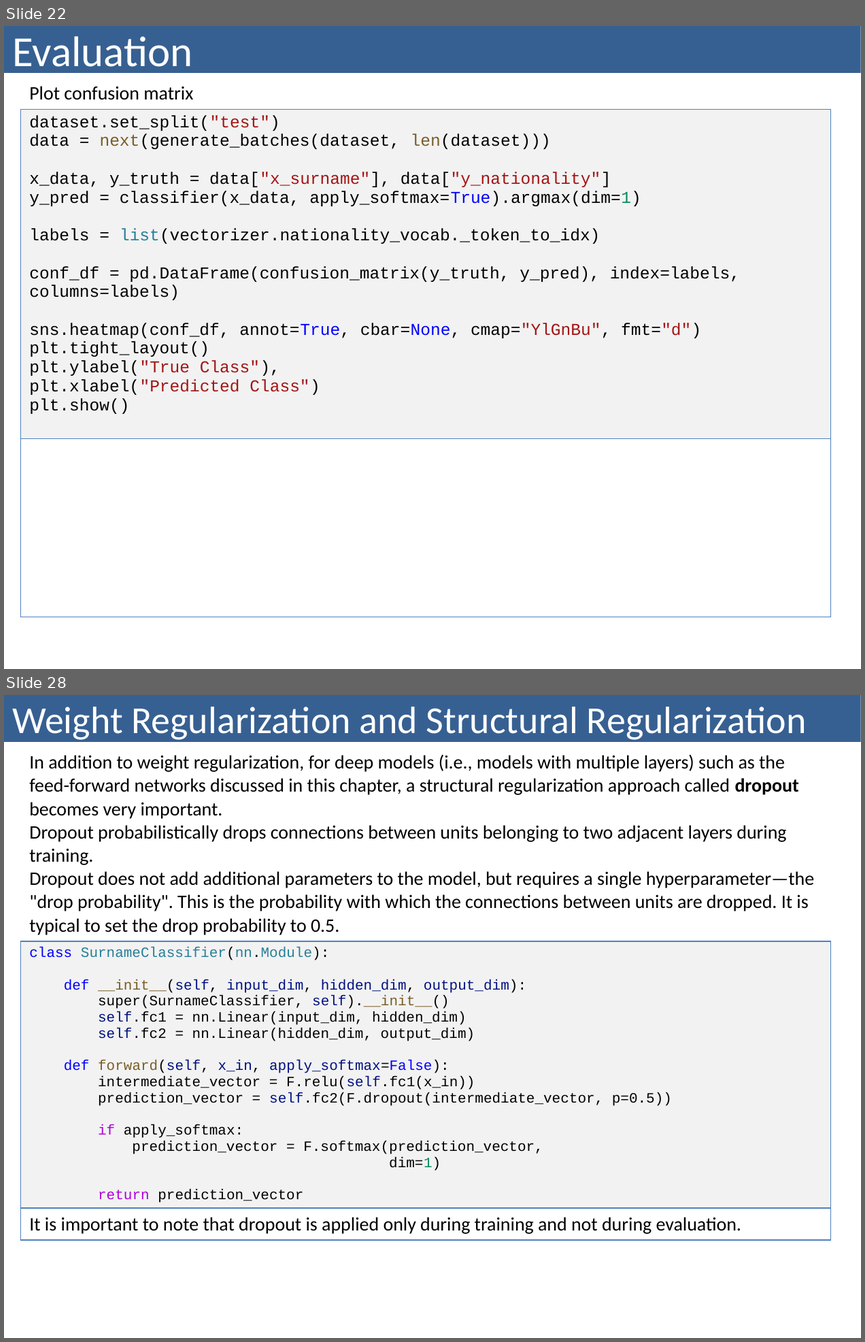
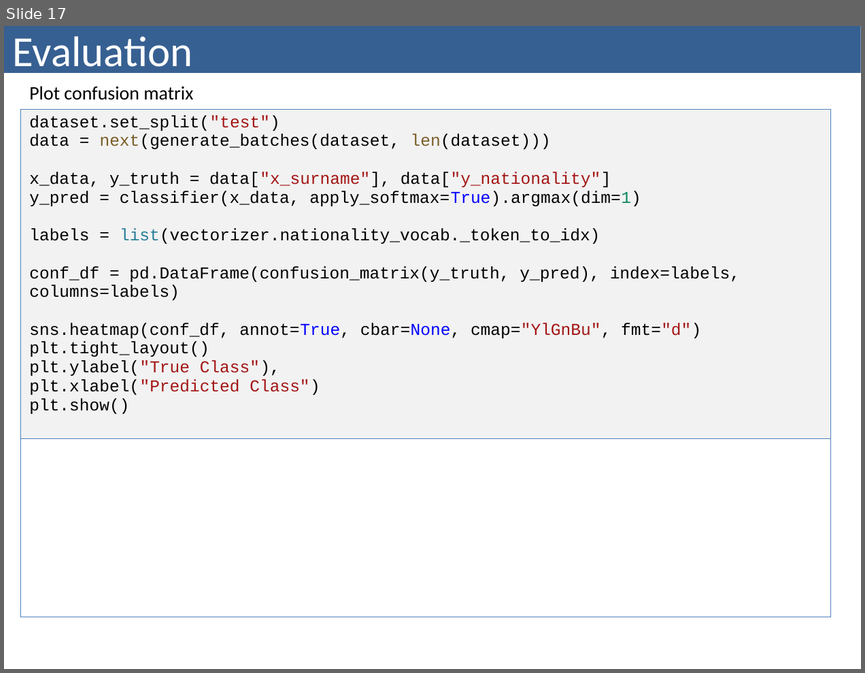
Before and after one commit to bzitko/nlp_repo, a slide deck: slides/nlp p03 feed forward networks/nlp p03.5 surname classification cnn.pptx. Shown one above the other, each under a label of ours: slides 22 and 28 before the commit, slide 17 after it; the slides between them are not shown. The pictures are 865x1342 and 865x673 pixels, drawn with LibreOffice and Linux fonts; fonts in the diff are those of the drawing. Boxes give left, top, right and bottom in pixels: in the first picture for what was removed or moved away, otherwise in the second. Text is boxed around its words. In the diff, an @@ line names an element or a change of style, - is before the commit and + after.

```diff
--- a/slides/nlp p03 feed forward networks/nlp p03.5 surname classification cnn.pptx
+++ b/slides/nlp p03 feed forward networks/nlp p03.5 surname classification cnn.pptx
@@ slide 28 removed at (4,695,861,1338), background #FFFFFF @@
@@ title removed at (4,695,861,742) @@
-Weight Regularization and Structural Regularization
@@ table removed at (21,747,831,1252), 3 rows, 1 columns @@
-In addition to weight regularization, for deep models (i.e., models with multiple layers) such as the feed-forward networks discussed in this chapter, a structural regularization approach called dropout becomes very important. / Dropout probabilistically drops connections between units belonging to two adjacent layers during training. / Dropout does not add additional parameters to the model, but requires a single hyperparameter—the "drop probability". This is the probability with which the connections between units are dropped. It is typical to set the drop probability to 0.5.
-class SurnameClassifier(nn.Module): / def __init__(self, input_dim, hidden_dim, output_dim): / super(SurnameClassifier, self).__init__() / self.fc1 = nn.Linear(input_dim, hidden_dim) / self.fc2 = nn.Linear(hidden_dim, output_dim) / def forward(self, x_in, apply_softmax=False): / intermediate_vector = F.relu(self.fc1(x_in)) / prediction_vector = self.fc2(F.dropout(intermediate_vector, p=0.5)) / if apply_softmax: / prediction_vector = F.softmax(prediction_vector, / dim=1) / return prediction_vector
-It is important to note that dropout is applied only during training and not during evaluation.
@@ what was slide 22 is now slide 17 @@
```
Also in this commit, not shown: 8 slides changed, 7 other slides removed, 7 other files.
